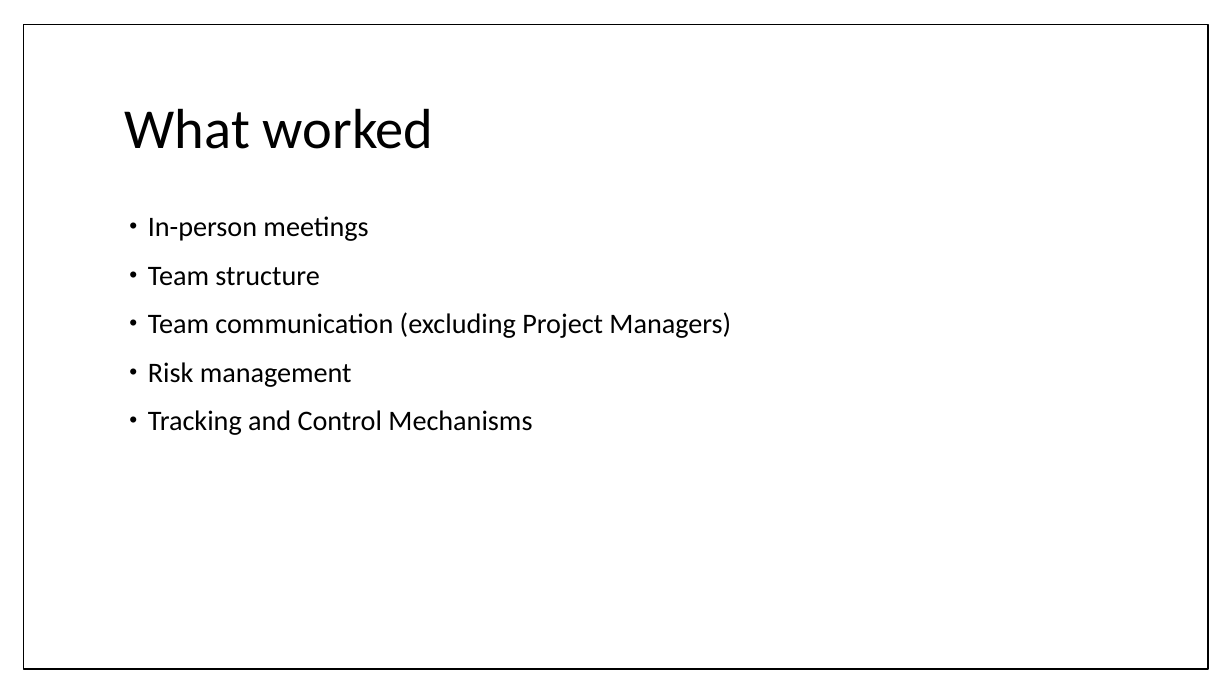
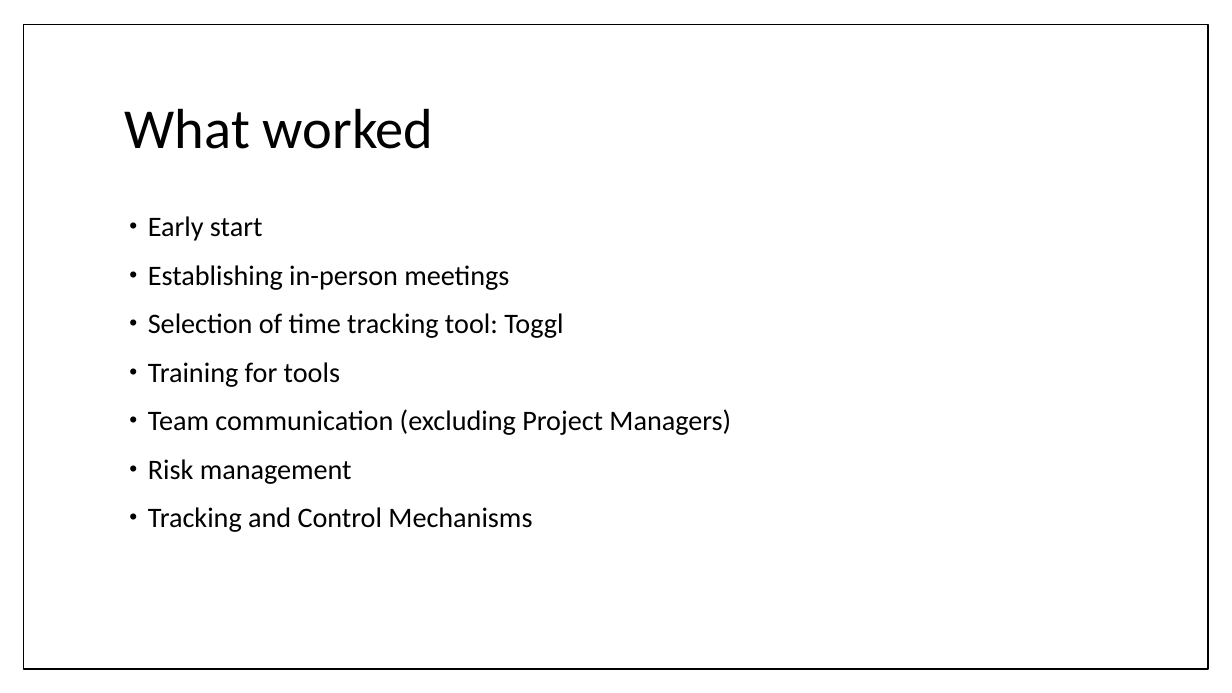
Before and after one commit to umdfeynman/umdfeynman, a slide deck: slide 8 of Work_In_Progress/CS/SPMP_Presentation.pptx. Drawn at 1232x693 pixels with LibreOffice and Linux fonts; fonts in the diff are those of the drawing. Boxes give left, top, right and bottom in pixels: in the first picture for what was removed or moved away, otherwise in the second. Text is boxed around its words. In the diff, an @@ line names an element or a change of style, - is before the commit and + after.

```diff
--- a/Work_In_Progress/CS/SPMP_Presentation.pptx
+++ b/Work_In_Progress/CS/SPMP_Presentation.pptx
@@ text at (148, 216, 563, 387): text changed @@
-• In-person meetings
-• Team structure
+• Early start
+• Establishing in-person meetings
+• Selection of time tracking tool: Toggl
+• Training for tools
```
Also in this commit, not shown: 8 other slides changed, 4 slides added, 1 slide removed.
